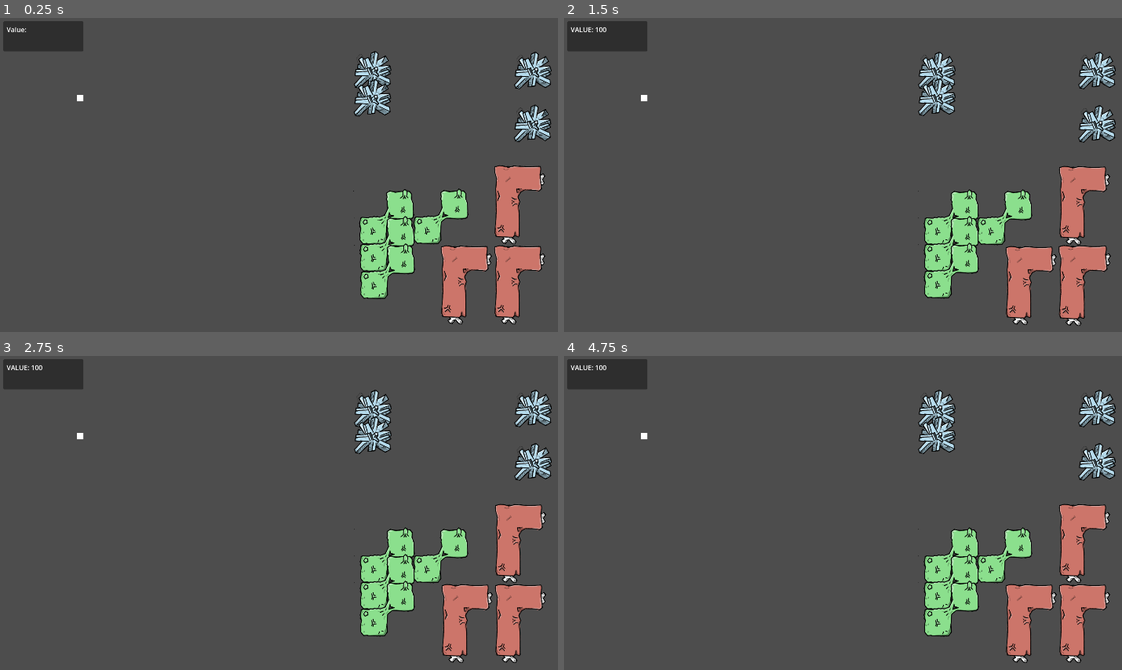
Above: before the commit, frames 1-4 (two rows, left to right).
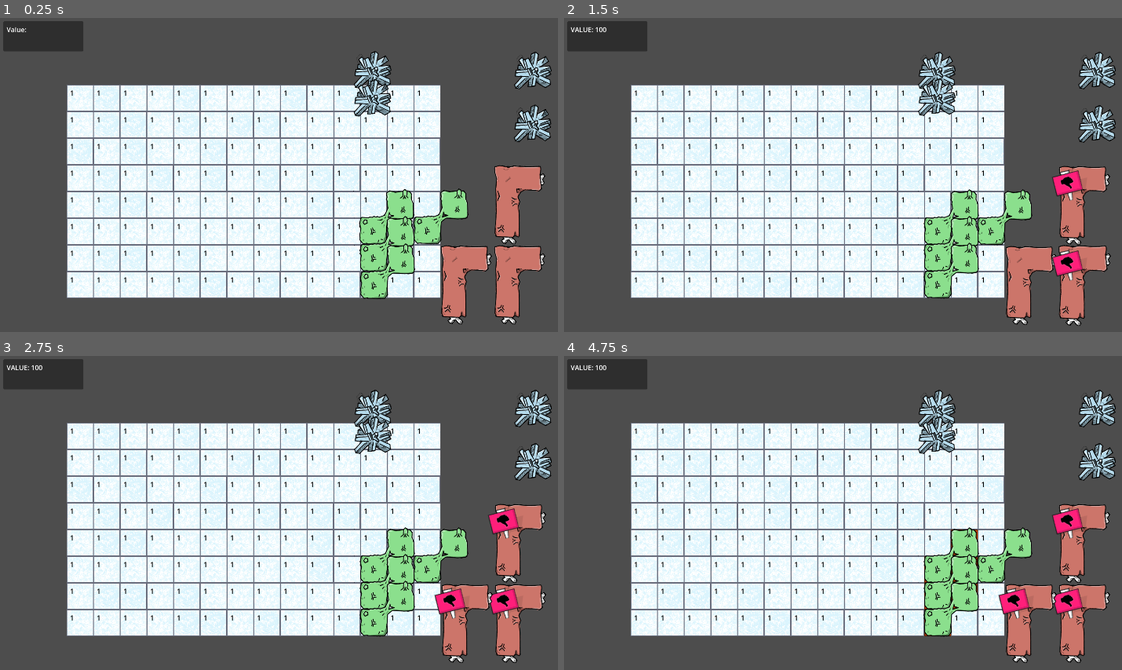
Above: after the commit, the same moments.

Repository: cliftonpatty/pelagi
Game: Godot game, scene res://scenes/world/sorting/ice_box.tscn
The game is run twice, just before and just after one commit, with the same random seed, the same clock (stepped at 60 frames per second) and the same inputs. This scene is started directly instead of the project's main scene.
Inputs (mouse positions are in pixels of both pictures, inside the frame that each line leads up to):
- Up to frame 1 (0.25 s): no input
- Up to frame 2 (1.5 s): move the mouse to (1071, 206) at 0.52 s; hold D (RightMove) 0.53-1.28 s; hold Shift (Drill) 0.53-1.28 s; click (1071, 206) at 0.67 s; tap Enter at 1.25 s; move the mouse to (1071, 288) at 1.27 s; hold A (LeftMove) from 1.28 s (still down); click (1071, 288) at 1.35 s
- Up to frame 3 (2.75 s): tap Space at 2 s; move the mouse to (451, 626) at 2.02 s; release A (LeftMove) at 2.03 s; hold D (RightMove) from 2.03 s (still down); hold R (RotateTetro) from 2.03 s (still down); click (451, 626) at 2.17 s
- Up to frame 4 (4.75 s): tap Enter at 2.75, 4.25 s; move the mouse to (937, 597) at 2.77 s; release R (RotateTetro) at 2.78 s; tap Shift (Drill) at 2.85 s; click (937, 597) at 2.92 s; tap Space at 3.5 s; move the mouse to (937, 569) at 3.52 s; release D (RightMove) at 3.53 s; press the mouse at (937, 569) at 3.53 s; hold A (LeftMove) from 3.53 s (still down); move the mouse to (937, 622) at 4.27 s; release the mouse at (937, 622) at 4.28 s; tap R (RotateTetro) at 4.35 s; click (937, 622) at 4.42 s

The runs differ from the first frame. In frame 1, 42% of the frame differs, in the area x 11-79%, y 21-90%; in frame 2, 43%; in frame 3, 43%, in the area x 11-93%, y 21-90%; in frame 4, 43%.
Error before the commit: Parse Error: Identifier "grid" not declared in the current scope. (res://scenes/world/sorting/grid_parent.gd:61)

Commit message:
Need to add an AWAIT to grid piece settling

Diff:
--- a/scenes/meat/base_deco.gd
+++ b/scenes/meat/base_deco.gd
@@ -3,9 +3,24 @@
 class_name Deco
 
 @export var decoRange : int = 1
+##The direction this decorations buffs head in
+##they expand one block in each direction for each 'range'
+@export_enum( "Vertical Line", "Horizontal Line", "Cross", "Diag", "Square") var decoSpreadType: int
 
 func _ready() -> void:
 	super() #Run our parent ready func (the script we extend from)
+	match decoSpreadType:
+		0: # Vertical
+			print('vertical')
+		1: # Horizontal
+			print('Horizontal')
+		2: # Cross
+			print('cross')
+		3: # Diag
+			print('diag')
+		4: # Square
+			print('square')
+
 
 func on_settle():
 	pass
--- a/scenes/meat/base_deco.tscn
+++ b/scenes/meat/base_deco.tscn
@@ -5,9 +5,9 @@
 [ext_resource type="Texture2D" uid="uid://baf0n0be7uc73" path="res://assets/images/meat/tetro/deco_crystal.png" id="2_j8546"]
 
 [node name="BaseDeco" instance=ExtResource("1_y5ved")]
-position = Vector2(0, 0)
 script = ExtResource("2_g6ynj")
 decoRange = 1
+decoSpreadType = 2
 
 [node name="CollisionPolygon2D" type="CollisionPolygon2D" parent="." index="0"]
 position = Vector2(3.8147e-06, 0)
--- a/scenes/world/sorting/grid_block.gd
+++ b/scenes/world/sorting/grid_block.gd
@@ -3,6 +3,7 @@
 class_name GridBlock
 
 @onready var mySprite : Sprite2D = $FramedSprite
+@onready var label = $Label.text
 
 var covered = false
 var hasDeco = false
@@ -19,5 +20,5 @@
 
 # Called every frame. 'delta' is the elapsed time since the previous frame.
 func _process(delta: float) -> void:
-	$Label.text = str(buffs)
+	#$Label.text = str(buffs)
 	pass
--- a/scenes/world/sorting/grid_parent.gd
+++ b/scenes/world/sorting/grid_parent.gd
@@ -6,7 +6,7 @@
 @onready var iceBox = preload("res://assets/images/world/icebox/temp_icebox_gridblock.png")
 @onready var gridBlock = preload("res://scenes/world/sorting/grid_block.tscn")
 
-var myGrid : Array[GridBlock]
+var myGrid : Dictionary
 var gridStart : Vector2 #Assigned on ready, top left grid location (not necessarily (0,0))
 var gridExtent : Vector2 #Assigned on ready, bottom right grid location (not necessarily (gridDimensions.x,gridDimensions.y))
 var buffPositions : Array[GridBlock]
@@ -14,6 +14,7 @@
 
 func _ready() -> void:
 	var xPos = 0
+	var index = 0 #Easily accessed index between both
 	for x in gridDimensions.x:
 		for y in gridDimensions.y:
 
@@ -29,13 +30,22 @@
 				)
 			block.myLocation = blockTrueGrid
 
-			#ADD TO THE GRID ARRAY
-			myGrid.append( block )
+			#ADD TO THE GRID DICT
+			myGrid[blockTrueGrid] = block
+
+
+
+			if index == 0:
+				gridStart = blockTrueGrid
+
+			index += 1
+
+			if index == (gridDimensions.x * gridDimensions.y):
+				gridExtent = blockTrueGrid
 
 		xPos+=gridSize
 
-	gridStart = myGrid[0].myLocation
-	gridExtent = myGrid[len(myGrid)-1].myLocation
+	print(gridStart,'\n' , gridExtent,'\n' , myGrid)
 
 
 func recieve_tetro_pos(pos, obj) -> void:
@@ -49,34 +59,44 @@
 		obj.validate_stack(false)
 
 
+func location_within_bounds(loc) -> bool:
+	if loc.x > gridExtent.x or loc.y > gridExtent.y:
+		return false
+	elif loc.y < gridStart.y or loc.y < gridStart.y:
+		return false
+	else:
+		return true
+
 func add_to_grid( pos : Array[Vector2], obj : Tetro) -> void:
 	buffPositions = []
-	for grid in myGrid:
-		if grid.myLocation in pos:
-			grid.covered = true
-			grid.modulate = '#d74500' #Temp color change for debug/clarity
-	if obj.is_in_group('deco'):
-		for i in obj.decoRange:
-			var inc : int = i + 1
-			var loc : Vector2 = grid.myLocation
-			buffPositions += myGrid.filter( func(el):return el.myLocation == Vector2(loc.x - inc, loc.y ) )
-			buffPositions += myGrid.filter( func(el):return el.myLocation == Vector2(loc.x + inc, loc.y ) )
-			buffPositions += myGrid.filter( func(el):return el.myLocation == Vector2(loc.x, loc.y - inc ) )
-			buffPositions += myGrid.filter( func(el):return el.myLocation == Vector2(loc.x, loc.y + inc ) )
+	for loc in pos:
+		if location_within_bounds(loc):
+			var gridMatch = myGrid[loc]
+			gridMatch.covered = true
+			gridMatch.modulate = '#d74500' #Temp color change for debug/clarity
+	#if obj.is_in_group('deco'):
+	#	for i in obj.decoRange:
+	#		var inc : int = i + 1
+	#		#var loc : Vector2 = grid.myLocation
+	#		buffPositions += myGrid.filter( func(el):return el.myLocation == Vector2(loc.x - inc, loc.y ) )
+	#		buffPositions += myGrid.filter( func(el):return el.myLocation == Vector2(loc.x + inc, loc.y ) )
+	#		buffPositions += myGrid.filter( func(el):return el.myLocation == Vector2(loc.x, loc.y - inc ) )
+	#		buffPositions += myGrid.filter( func(el):return el.myLocation == Vector2(loc.x, loc.y + inc ) )
 	refresh_grid()
 
 func remove_tetro_pos(pos, obj) -> void:
 	if !obj.flagged:
-		for grid in myGrid:
-			if grid.myLocation in pos:
-				grid.covered = false
-				grid.modulate = '#fff'
+		for loc in pos:
+			if location_within_bounds(loc):
+				var gridMatch = myGrid[loc]
+				gridMatch.covered = false
+				gridMatch.modulate = '#fff'
 		refresh_grid()
 
 func refresh_grid() -> void:
 	#Wipe our buff values for safety
-	for block in myGrid:
-		block.buffs = 0
+	#for block in myGrid:
+		#block.buffs = 0
 
 	for buffObj in buffPositions:
 		buffObj.buffs += 1
@@ -93,14 +113,14 @@
 
 
 func check_valid_pos(vect, obj):
-	var relevantBlock = myGrid.filter( func(el): return vect == el.myLocation )
+	var relevantBlock = myGrid.find_key(vect)
 	if vect.x > gridExtent.x or vect.y > gridExtent.y:
 		print('invalid : out of bounds')
 		return false
 	elif vect.x < gridStart.x or vect.y < gridStart.y:
 		print('invalid : out of bounds')
 		return false
-	elif len(relevantBlock) and relevantBlock[0].covered:
+	elif myGrid[vect].covered:
 		print('invalid : covered')
 		return false
 	else:
--- a/scenes/world/sorting/ice_box.tscn
+++ b/scenes/world/sorting/ice_box.tscn
@@ -46,19 +46,23 @@
 [node name="BaseDeco" parent="Tetro" groups=["deco"] instance=ExtResource("5_qfgc5")]
 position = Vector2(1272, 128)
 priority = 1.0
+decoSpreadType = 4
 
 [node name="BaseDeco2" parent="Tetro" groups=["deco"] instance=ExtResource("5_qfgc5")]
 position = Vector2(888, 104)
 priority = 1.0
+decoSpreadType = 1
 valueMoney = 119
 
 [node name="BaseDeco3" parent="Tetro" groups=["deco"] instance=ExtResource("5_qfgc5")]
 position = Vector2(1264, 240)
 priority = 1.0
+decoSpreadType = 0
 
 [node name="BaseDeco4" parent="Tetro" groups=["deco"] instance=ExtResource("5_qfgc5")]
 position = Vector2(880, 216)
 priority = 1.0
+decoSpreadType = 3
 valueMoney = 119
 
 [node name="Control" type="Control" parent="."]
Not shown: 2 places in scenes/world/sorting/grid_block.tscn that only renumber resources
